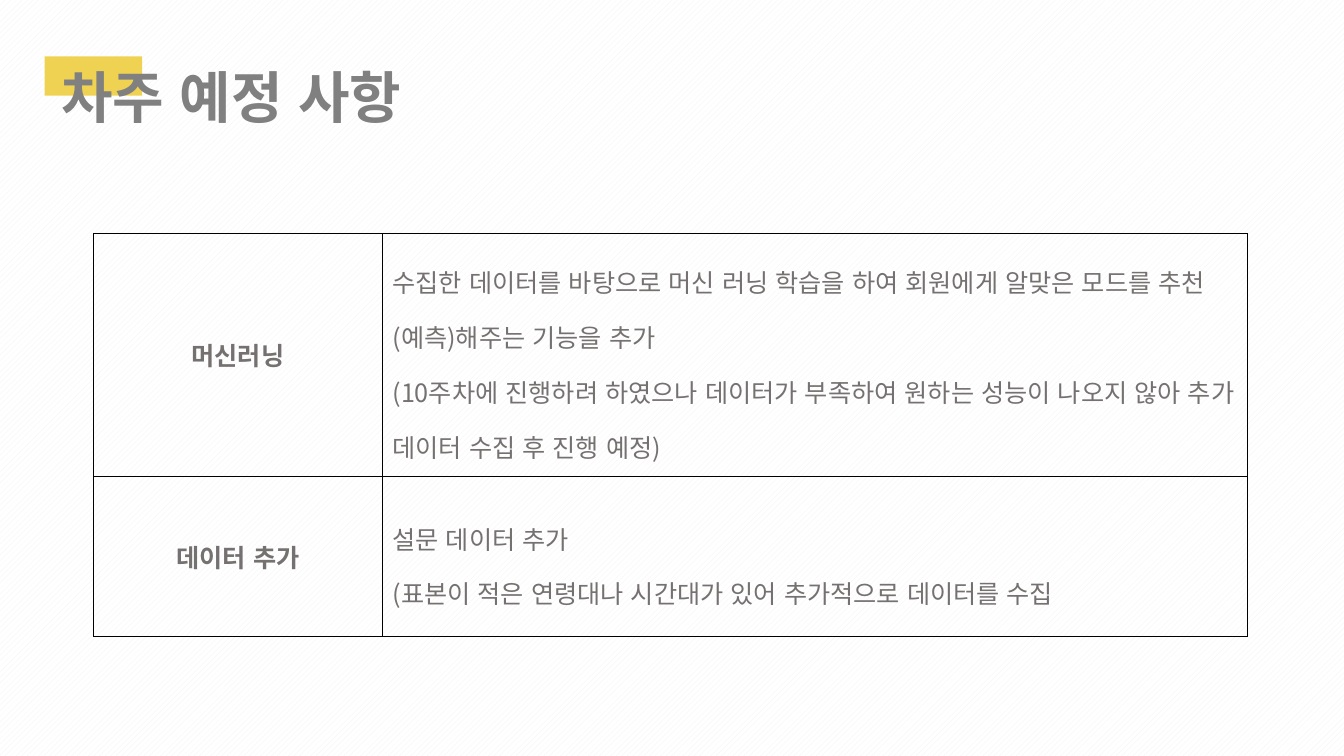
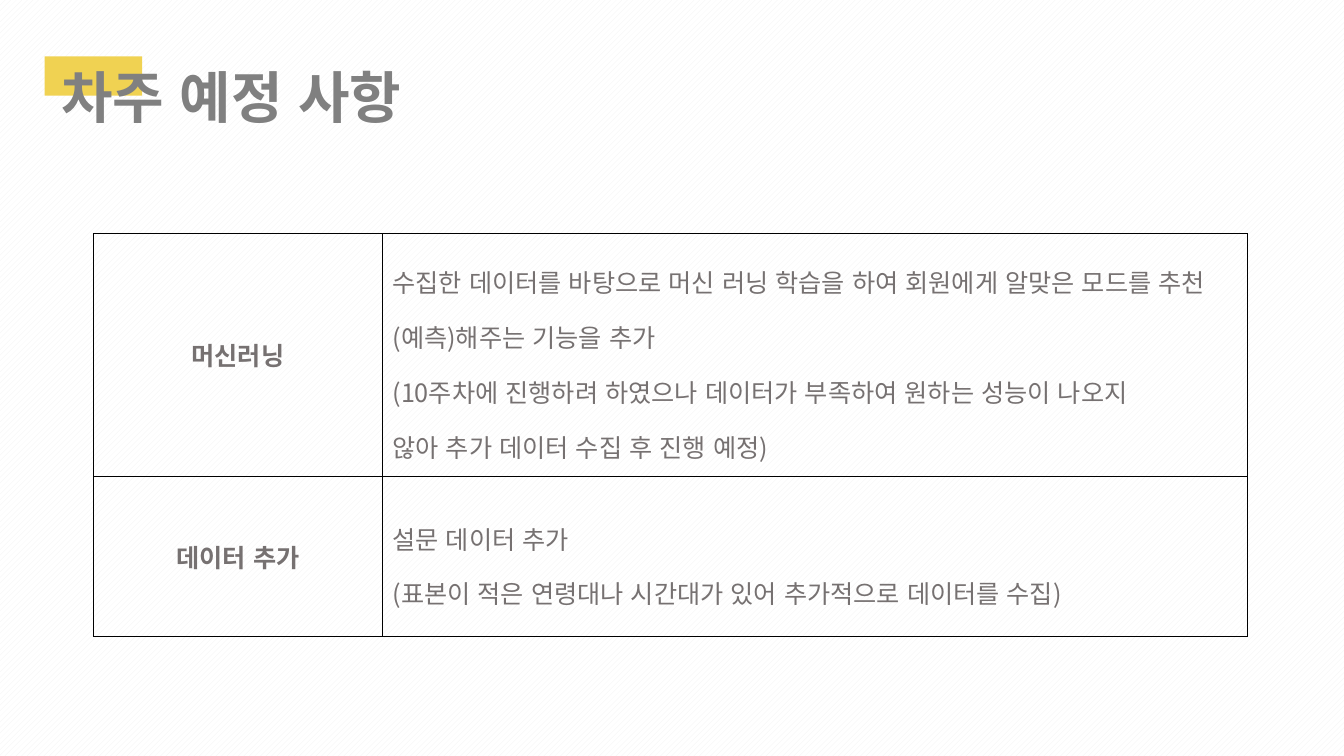
Before and after one commit to 1team-CapstonDesign1/weekly_Report, a slide deck: slide 34 of Week_11/1조_11주차_cd_발표PPT.pptx (slide 33 before the commit). Drawn at 1344x756 pixels with LibreOffice and Linux fonts; fonts in the diff are those of the drawing. Boxes give left, top, right and bottom in pixels: in the first picture for what was removed or moved away, otherwise in the second. Text is boxed around its words. In the diff, an @@ line names an element or a change of style, - is before the commit and + after.

```diff
--- a/Week_11/1조_11주차_cd_발표PPT.pptx
+++ b/Week_11/1조_11주차_cd_발표PPT.pptx
@@ table at [94, 234, 1248, 637] @@
-row 1, column 2: 수집한 데이터를 바탕으로 머신 러닝 학습을 하여 회원에게 알맞은 모드를 추천(예측)해주는 기능을 추가 / (10주차에 진행하려 하였으나 데이터가 부족하여 원하는 성능이 나오지 않아 추가 데이터 수집 후 진행 예정)
+row 1, column 2: 수집한 데이터를 바탕으로 머신 러닝 학습을 하여 회원에게 알맞은 모드를 추천(예측)해주는 기능을 추가 / (10주차에 진행하려 하였으나 데이터가 부족하여 원하는 성능이 나오지 / 않아 추가 데이터 수집 후 진행 예정)
-row 2, column 2: 설문 데이터 추가 / (표본이 적은 연령대나 시간대가 있어 추가적으로 데이터를 수집
+row 2, column 2: 설문 데이터 추가 / (표본이 적은 연령대나 시간대가 있어 추가적으로 데이터를 수집)
```
Also in this commit, not shown: 8 other slides changed, 1 slide added.
